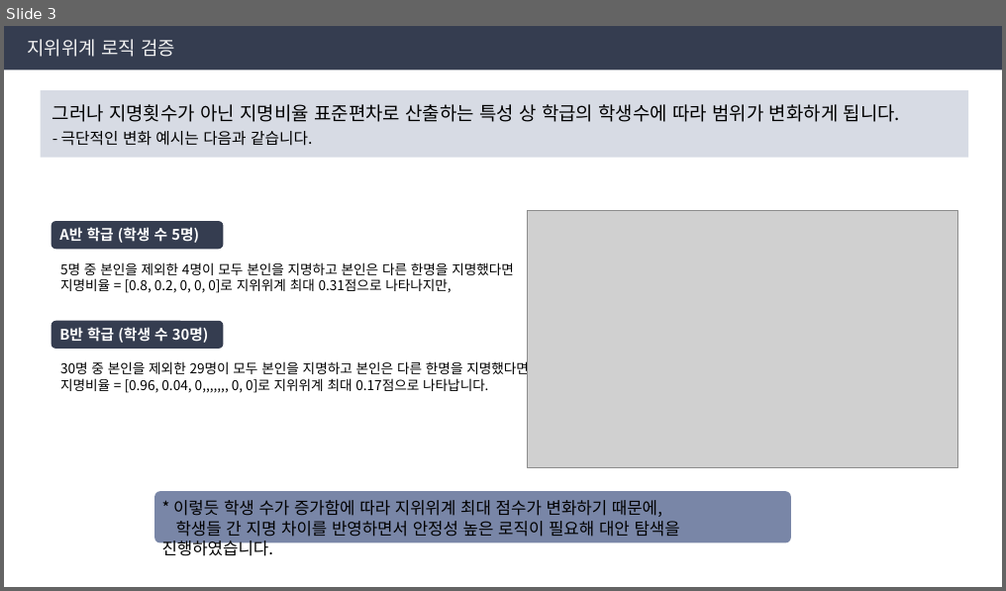
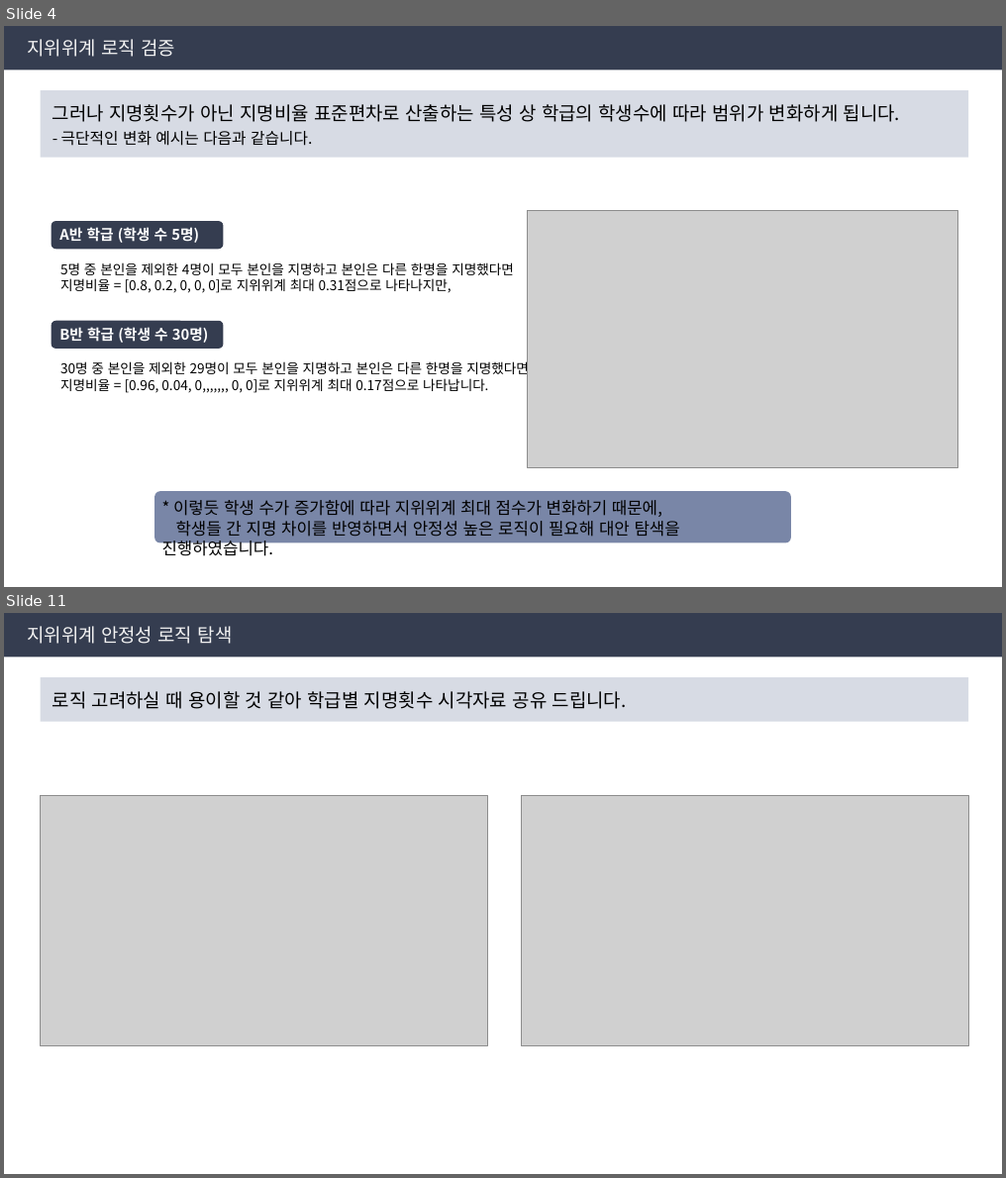
Before and after one commit to Byumin/peer, a slide deck: 250423_지위위계 로직 검토.pptx. Shown one above the other, each under a label of ours: slide 3 before the commit, slides 4 and 11 after it; the slides between them are not shown. The pictures are 1006x591 and 1006x1178 pixels, drawn with LibreOffice and Linux fonts; fonts in the diff are those of the drawing; grey boxes stand for pictures. Boxes give left, top, right and bottom in pixels: in the first picture for what was removed or moved away, otherwise in the second. Text is boxed around its words. In the diff, an @@ line names an element or a change of style, - is before the commit and + after.

Commit message:
지위위계 로직 대안 검토

```diff
--- a/250423_지위위계 로직 검토.pptx
+++ b/250423_지위위계 로직 검토.pptx
@@ slide 11 added at [4,613,1002,1174], background #FFFFFF @@
@@ rectangle added at [4,613,1002,658], fill #353D50, 18 pt, text #F2F2F2 @@
+지위위계 안정성 로직 탐색
@@ rectangle added at [40,677,968,722], fill #D7DBE4 @@
@@ text added at [53,691,627,709], 18 pt, text #000000 @@
+로직 고려하실 때 용이할 것 같아 학급별 지명횟수 시각자료 공유 드립니다.
@@ picture added at [40,796,487,1047] @@
@@ picture added at [522,796,969,1047] @@
@@ what was slide 3 is now slide 4 @@
```
Also in this commit, not shown: 4 slides changed, 11 other slides added, 43 other files.
